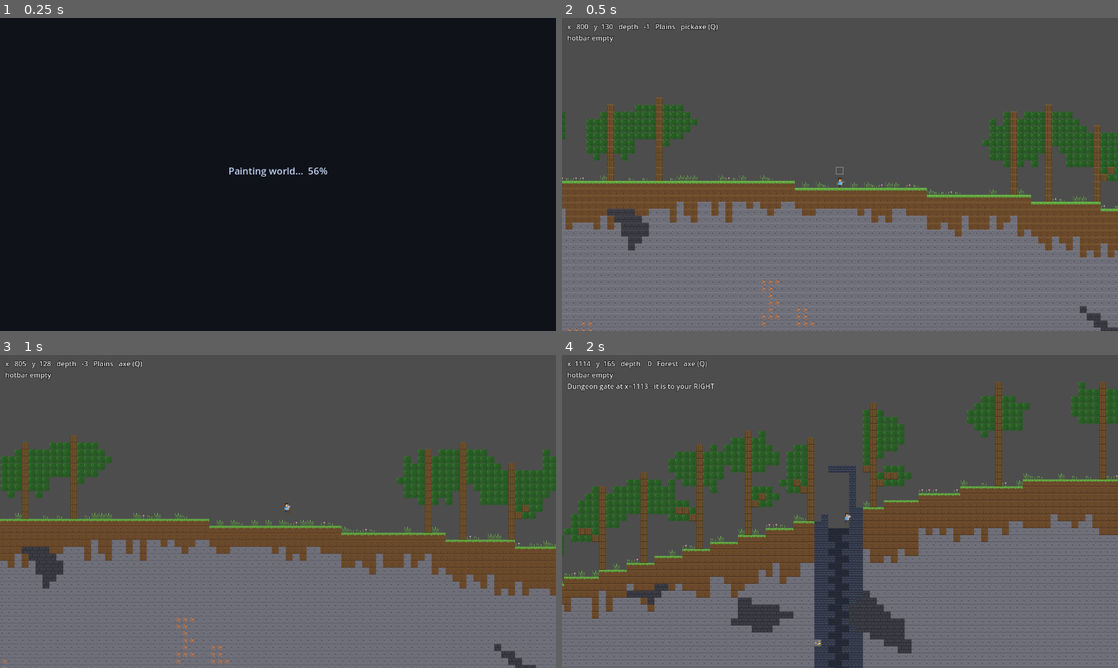
Above: before the commit, frames 1-4 (two rows, left to right).
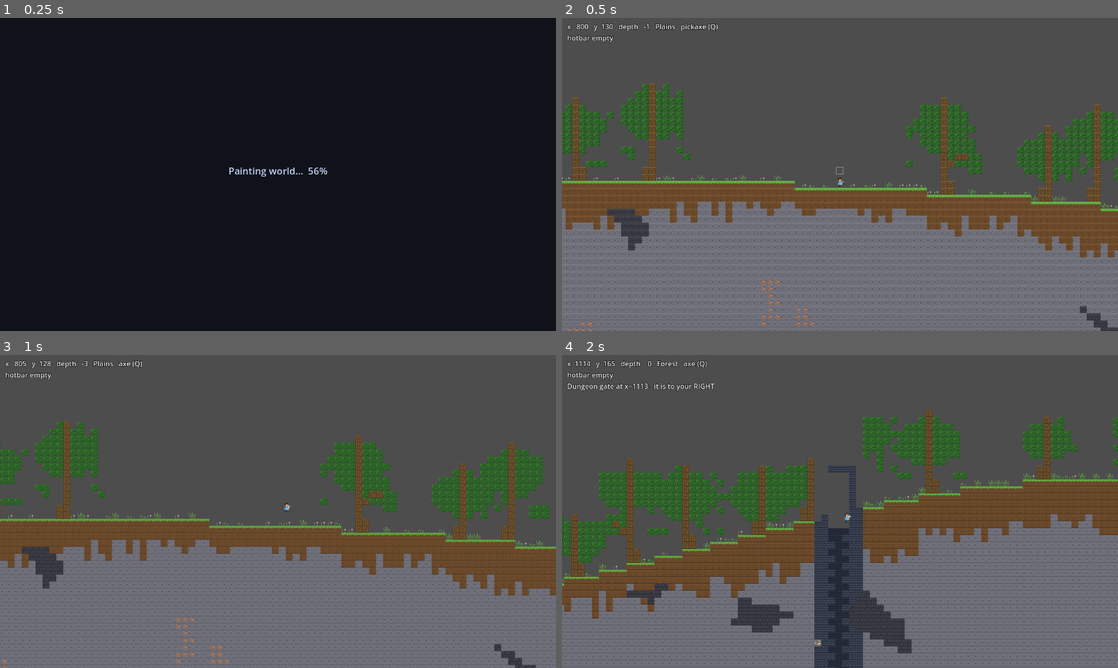
Above: after the commit, the same moments.

Repository: sujanirig-web/cavehound
Game: Godot game, scene res://scenes/main.tscn
Same seed, same stepped clock (60 frames per second), same inputs: the game is played once before the commit and once after it.
Inputs (mouse positions are in pixels of both pictures, inside the frame that each line leads up to):
- Up to frame 1 (0.25 s): no input
- Up to frame 2 (0.5 s): no input
- Up to frame 3 (1 s): tap Enter (ui_accept) at 0.5 s; move the mouse to (400, 495) at 0.52 s; hold D (move_right) from 0.53 s (still down); tap Q (cycle_tool) at 0.6 s; click (400, 495) at 0.67 s; tap W (jump) at 0.77 s
- Up to frame 4 (2 s): keep holding D (move_right); move the mouse to (728, 527) at 1.27 s; tap T at 1.35 s; tap W (jump) at 1.52 s

Frame 1 is identical in both runs. In frame 2, 7.6% of the frame differs, in the area x 0-100%, y 20-61%; in frame 3, 8.0%; in frame 4, 13%, in the area x 0-100%, y 8-74%.

Commit message:
Terraria-look trees: flared trunks, bell crowns, bark notches, dappled leaves
- Trunk flares 2-wide at the base (flat ground only) and tapers to 1
- Crown is wider with a ragged fringe and a drooping curtain under the
  flanks (bell shape), rim clamped 3 rows above ground
- WOOD texture gains horizontal bark notches + lit ridge chips
- LEAVES texture gains deep/sunlit dapples and 2x2 cluster flecks
- New tools/tiles_probe.gd prints atlas tiles as colour-keyed ASCII
- gen_test floating-trunk invariant still guards the flare on slopes

Diff:
--- a/scripts/tileset_factory.gd
+++ b/scripts/tileset_factory.gd
@@ -196,6 +196,18 @@
                 for dy in range(2):
                     _px(img, ox + kx + dx, oy + ky + dy, Color("4f3a1f"))
             _px(img, ox + kx, oy + ky, Color("7d5c35"))
+            # horizontal notches: break the grooves into chunky bark
+            # rings, the way a real trunk grows, not a stripy strip
+            for i in 3:
+                var nx := rng.randi_range(2, 11)
+                var ny := rng.randi_range(2, 13)
+                for lx in rng.randi_range(3, 5):
+                    _px(img, ox + nx + lx, oy + ny, Color("4a341c"))
+                    _px(img, ox + nx + lx, oy + ny + 1, Color("6b4f2c"))
+            # a few lit ridge chips so the bark surface reads rough
+            for i in 3:
+                _px(img, ox + rng.randi_range(2, 12), oy + rng.randi_range(1, 14),
+                        Color("8a6a3e"))
             _edges(img, ox, oy, Color("7d5c35"), Color("453218"))
 
         WorldGen.Tile.LEAVES:
@@ -225,6 +237,27 @@
             for i in 3:
                 _px(img, ox + rng.randi_range(2, 13), oy + rng.randi_range(2, 13),
                         Color(0, 0, 0, 0))
+            # dappled speckles: Terraria foliage reads as thousands of
+            # tiny deep/sunlit flecks over the mid green, not tone bands
+            for i in 12:
+                var ddx := rng.randi_range(1, 14)
+                var ddy := rng.randi_range(1, 14)
+                if img.get_pixel(ox + ddx, oy + ddy).a == 0.0:
+                    continue
+                _px(img, ox + ddx, oy + ddy, Color("3f7a34"))
+            for i in 8:
+                var ddx := rng.randi_range(1, 14)
+                var ddy := rng.randi_range(1, 14)
+                if img.get_pixel(ox + ddx, oy + ddy).a == 0.0:
+                    continue
+                _px(img, ox + ddx, oy + ddy, Color("67b24a"))
+            for i in 3:
+                var bdx := rng.randi_range(1, 12)
+                var bdy := rng.randi_range(1, 12)
+                _px(img, ox + bdx, oy + bdy, Color("2e5c26"))
+                _px(img, ox + bdx + 1, oy + bdy, Color("3f7a34"))
+                _px(img, ox + bdx, oy + bdy + 1, Color("2e5c26"))
+                _px(img, ox + bdx + 1, oy + bdy + 1, Color("67b24a"))
 
         WorldGen.Tile.COPPER:
             _stone_base(img, ox, oy, rng)
--- a/scripts/world_gen.gd
+++ b/scripts/world_gen.gd
@@ -310,8 +310,9 @@
 
 # ---------------------------------------------------------------- pass 5
 
-## Terraria-style trees: a straight 1-tile trunk that actually reaches
-## the ground, a big ragged canopy around the trunk top, and 0-2 small
+## Terraria-style trees: a trunk that flares to 2 tiles wide where it
+## leaves the ground then tapers to 1 tile, a wide round canopy with a
+## ragged fringe and a drooping curtain under the flanks, and 0-2 small
 ## branches ending in their own leaf puffs.
 ##
 ## Height is total (apex to ground): 9-15 tiles, which puts the canopy
@@ -340,38 +341,56 @@
 func _place_tree(x: int, ground_y: int, rng: RandomNumberGenerator) -> void:
     var hgt := rng.randi_range(9, 15)
     var top_y := ground_y - hgt
-    var rx := rng.randf_range(3.4, 4.6)
-    var ry := rng.randf_range(2.6, 3.4)
+    var rx := rng.randf_range(3.8, 5.0)
+    var ry := rng.randf_range(2.8, 3.6)
     var canopy_r := ceili(ry)
     var cy := top_y + canopy_r  # canopy centre: apex row lands exactly on top_y
 
-    # Every trunk cell, ground to apex, must be air - or the tree is
-    # skipped entirely. Trees never cut into a hillside, and pre-checking
-    # means a blocked tree leaves nothing behind instead of a stub.
+    # Classic Terraria trunk: a 2-wide flare where the trunk leaves the
+    # ground, tapering to 1-wide above, with the flare side randomised.
+    # Every cell is pre-checked first, so a blocked tree leaves nothing
+    # behind instead of a stub.
+    var flare_dir := 1 if rng.randf() < 0.5 else -1
+    # The flare needs flat ground on its side: flaring onto a slope would
+    # hang a wood chunk two rows above the lower neighbour's surface and
+    # trip the floating-trunk invariant.
+    if surface[x + flare_dir] != ground_y:
+        return
+    if x + flare_dir <= 1 or x + flare_dir >= width - 1:
+        return
     for y in range(ground_y - 1, top_y - 1, -1):
         if _tile_at(x, y) != Tile.AIR:
             return
+    for y in range(ground_y - 1, ground_y - 3, -1):
+        if _tile_at(x + flare_dir, y) != Tile.AIR:
+            return
     for y in range(ground_y - 1, top_y - 1, -1):
         _put(x, y, Tile.WOOD)
-
-    # Canopy: ragged ellipse centred on the trunk top. Leaves only ever
-    # fill air, so the trunk column stays WOOD - the crown grows around
-    # the trunk and terrain clips it naturally.
-    for dy in range(-canopy_r, canopy_r + 1):
-        for dx in range(-ceili(rx), ceili(rx) + 1):
+    for y in range(ground_y - 1, ground_y - 3, -1):
+        _put(x + flare_dir, y, Tile.WOOD)
+
+    # Canopy: a wide, round Terraria crown. Dense inside the ellipse,
+    # a ragged fringe wandering past the outline, and a curtain of
+    # leaves drooping below the flanks so the crown is a bell, not an
+    # oval. Leaves only ever fill air, so the trunk column stays WOOD
+    # and terrain clips the crown. The rim sits three rows above the
+    # ground so even short trees keep a visible trunk.
+    for dy in range(-canopy_r, canopy_r + 3):
+        for dx in range(-ceili(rx) - 1, ceili(rx) + 2):
             var u := float(dx) / rx
             var v := float(dy) / ry
             var f := u * u + v * v
-            var edge := 1.0
-            var chance := 1.0
-            if f > 1.0:
-                # Fringe: sparse tufts past the smooth outline, so the
-                # canopy silhouette is ragged like Terraria's instead of
-                # a clean oval.
-                edge = 1.5
-                chance = 0.20
-            if f <= edge and rng.randf() < chance \
-                    and _tile_at(x + dx, cy + dy) == Tile.AIR:
+            if cy + dy > ground_y - 3:
+                continue
+            var in_crown := f <= 1.0
+            if not in_crown and f <= 1.6 and rng.randf() < 0.22:
+                in_crown = true  # ragged fringe past the smooth outline
+            if not in_crown and dy >= canopy_r + 1 \
+                    and absf(float(dx)) > rx * 0.5 \
+                    and absf(float(dx)) <= rx + 1.0 \
+                    and rng.randf() < 0.55:
+                in_crown = true  # drooping curtain under the flanks
+            if in_crown and _tile_at(x + dx, cy + dy) == Tile.AIR:
                 _put(x + dx, cy + dy, Tile.LEAVES)
 
     _place_branches(x, ground_y, top_y, canopy_r, rng)
--- /dev/null
+++ b/tools/tiles_probe.gd
@@ -0,0 +1,48 @@
+extends SceneTree
+
+## Prints the WOOD and LEAVES atlas tiles as a colour-keyed ASCII grid,
+## so texture structure (bark grooves/notches, leaf dapples) can be
+## sanity-checked without opening an image editor.
+##
+##   godot --headless --path . --script res://tools/tiles_probe.gd
+
+const T := 16
+
+
+func _initialize() -> void:
+    var atlas := TilesetFactory.build_atlas()
+    _dump_tile(atlas, WorldGen.Tile.WOOD, {
+        0x8a6a3e: "+",  # lit bark chip
+        0x7d5c35: ":",  # light ridge
+        0x6b4f2c: ".",  # mid bark
+        0x5a4126: "-",  # shaded edge
+        0x543d21: "-",
+        0x4f3a1f: "#",  # groove / knot / notch
+        0x4a341c: "#",
+    })
+    _dump_tile(atlas, WorldGen.Tile.LEAVES, {
+        0x67b24a: "+",  # sunlit fleck / cluster highlight
+        0x478c39: ".",  # light leaf
+        0x3f7a34: "*",  # deep dapple
+        0x2f6b2a: "=",  # mid leaf
+        0x2e5c26: "*",
+        0x255a22: "=",
+        0x1e4a1c: "#",  # shade leaf
+    })
+    quit(0)
+
+
+func _dump_tile(atlas: Image, id: int, key: Dictionary) -> void:
+    var ox := (id % TilesetFactory.ATLAS_COLS) * T
+    var oy := (id / TilesetFactory.ATLAS_COLS) * T
+    print("\n-- tile %d ---------------------------" % id)
+    for y in T:
+        var line := ""
+        for x in T:
+            var c := atlas.get_pixel(ox + x, oy + y)
+            if c.a == 0.0:
+                line += " "
+                continue
+            var rgb := (int(c.r * 255) << 16) | (int(c.g * 255) << 8) | int(c.b * 255)
+            line += key.get(rgb, "?")
+        print(line)
Not shown, changed: README.md
